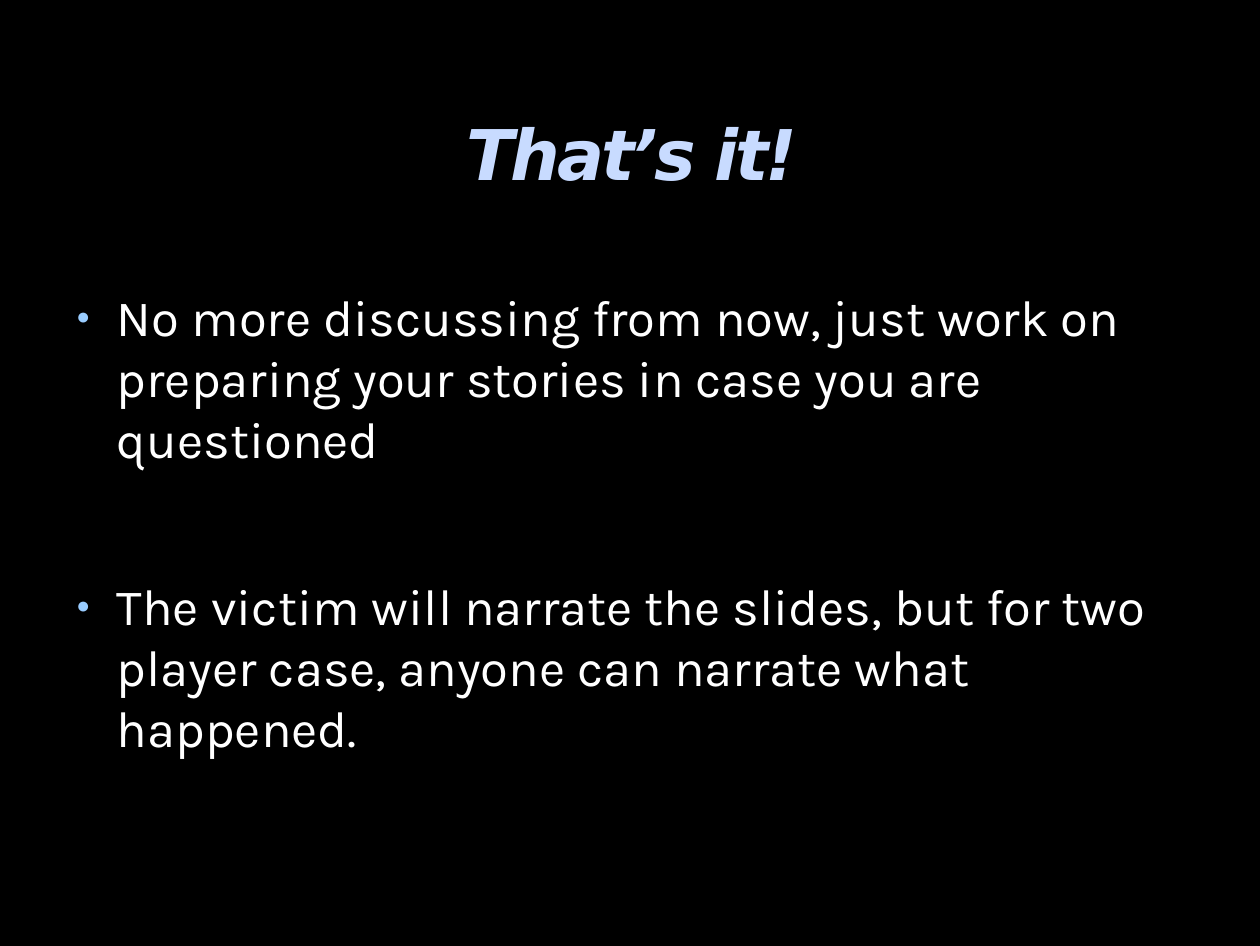
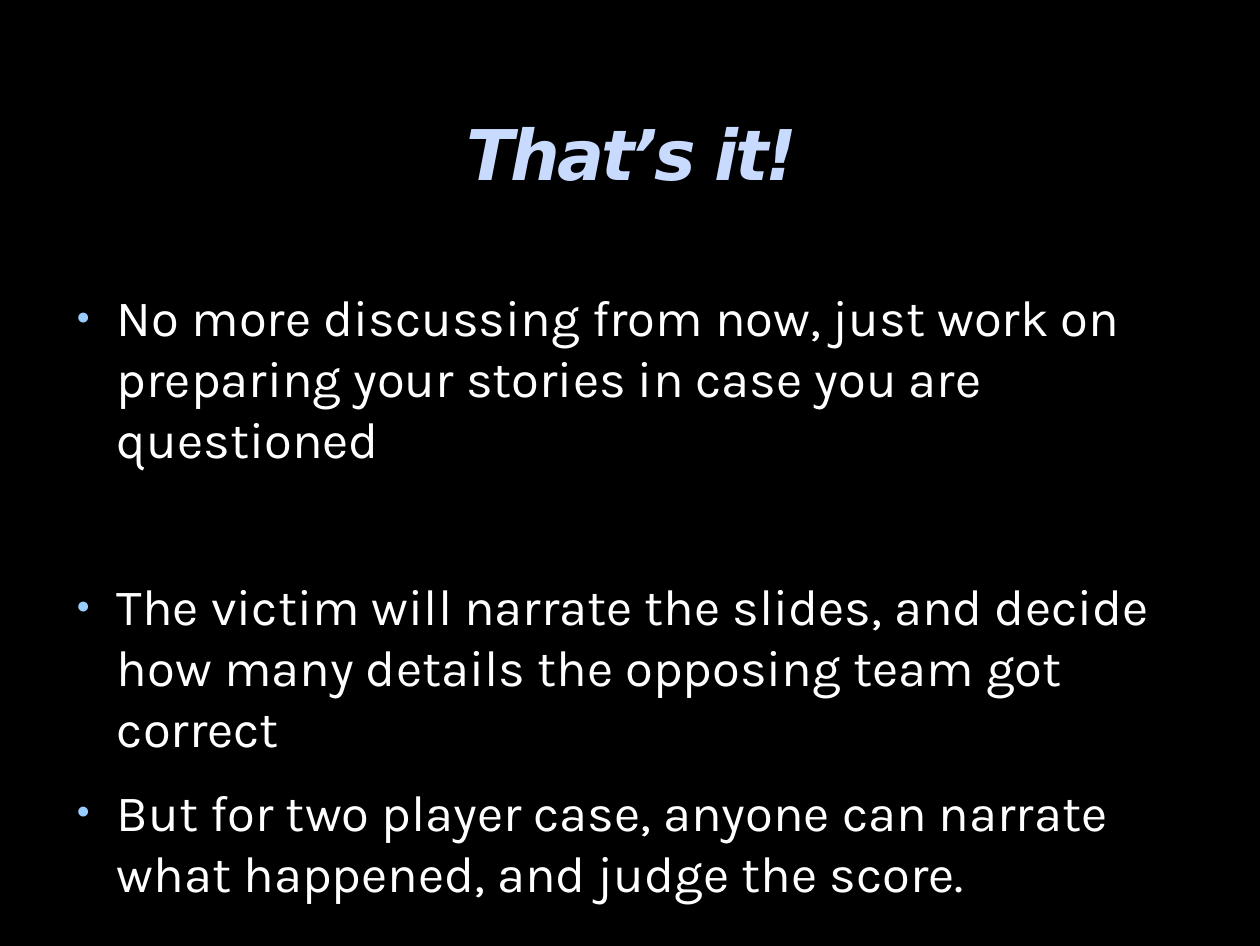
Before and after one commit to theodoreOnzGit/cellResources, a slide deck: slide 21 of iceBreaker/longGames/murderMystery/murderMysteryStoryTemplate.odp. Drawn at 1260x946 pixels with LibreOffice and Linux fonts; fonts in the diff are those of the drawing; background and template pictures are left out. Boxes give left, top, right and bottom in pixels: in the first picture for what was removed or moved away, otherwise in the second. Text is boxed around its words. In the diff, an @@ line names an element or a change of style, - is before the commit and + after.

```diff
--- a/iceBreaker/longGames/murderMystery/murderMysteryStoryTemplate.odp
+++ b/iceBreaker/longGames/murderMystery/murderMysteryStoryTemplate.odp
@@ text at (117, 590, 1149, 904): text changed @@
-● The victim will narrate the slides, but for two player case, anyone can narrate what happened.
+● The victim will narrate the slides, and decide how many details the opposing team got correct
+● But for two player case, anyone can narrate what happened, and judge the score.
```
Also in this commit, not shown: 7 other slides changed, 6 other files.
